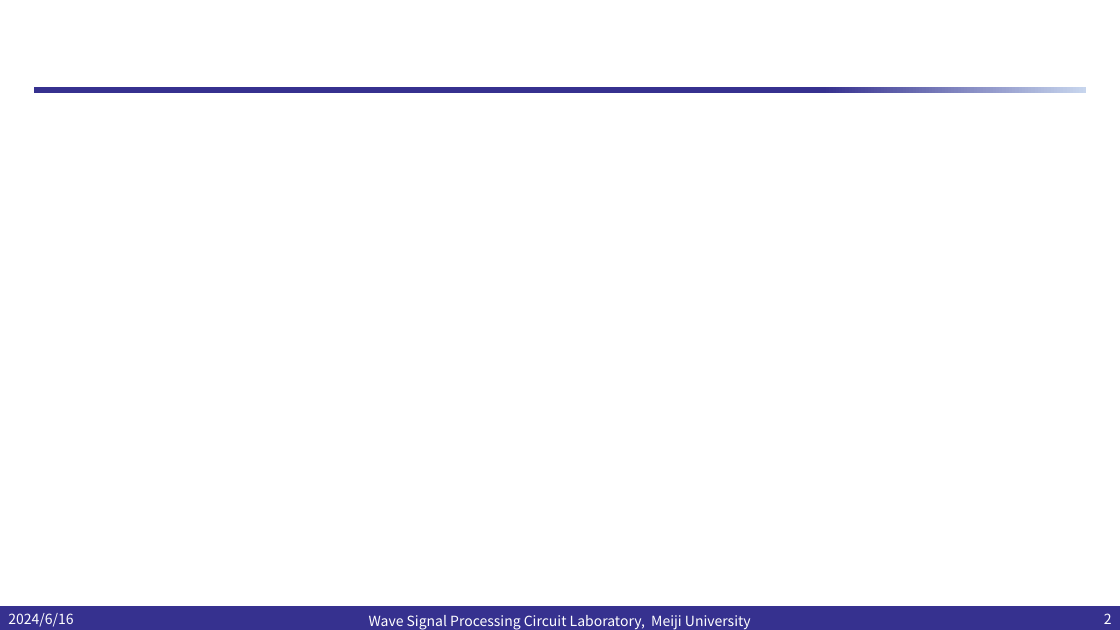
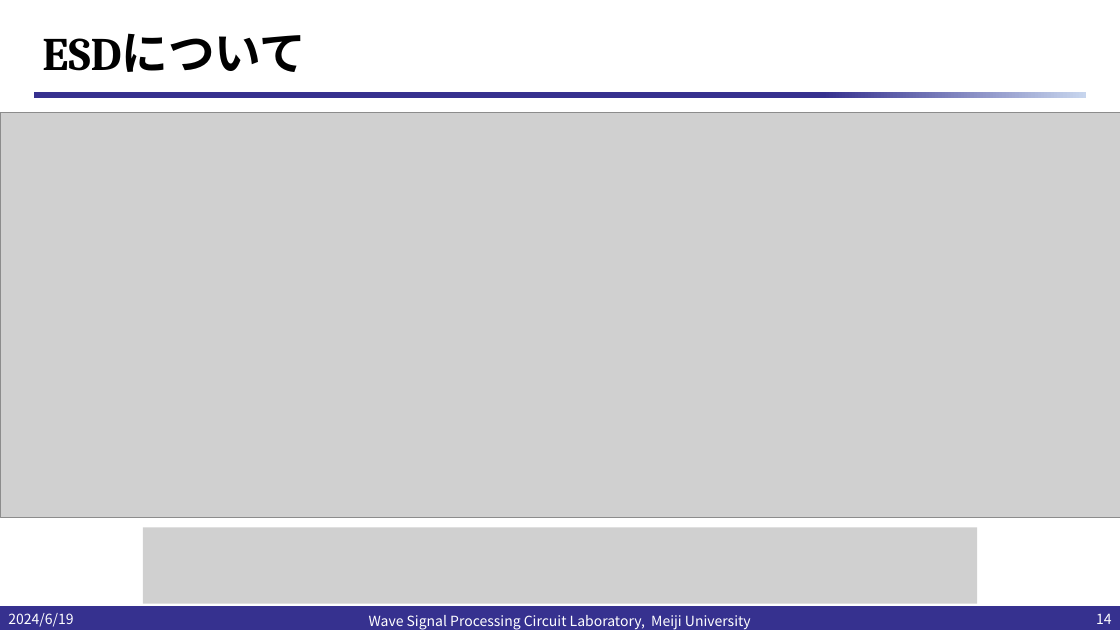
Before and after one commit to kjm-desktop10400/reserch, a slide deck: slide 14 of IHP_2024/20240620/TIAの小信号等価回路による.pptx (slide 2 before the commit). Drawn at 1120x630 pixels with LibreOffice and Linux fonts; fonts in the diff are those of the drawing; grey boxes stand for pictures; background and template pictures are left out. Boxes give left, top, right and bottom in pixels: in the first picture for what was removed or moved away, otherwise in the second. Text is boxed around its words. In the diff, an @@ line names an element or a change of style, - is before the commit and + after.

```diff
--- a/IHP_2024/20240620/TIAの小信号等価回路による.pptx
+++ b/IHP_2024/20240620/TIAの小信号等価回路による.pptx
@@ title added at bbox=[42, 33, 306, 72], 40 pt, text #000000, bold @@
+ESDについて
@@ picture added at bbox=[0, 113, 1120, 518] @@
@@ rectangle: place and size @@
-rectangle at bbox=[34, 87, 1086, 93]
+rectangle at bbox=[34, 92, 1086, 98]
@@ picture added at bbox=[143, 528, 977, 604] @@
@@ text at bbox=[8, 613, 73, 627]: text changed @@
-2024/6/16
+2024/6/19
@@ page number at bbox=[1096, 614, 1112, 624]: text changed @@
-2
+14
```
Also in this commit, not shown: 10 other slides changed, 5 slides added, 3 other files.
